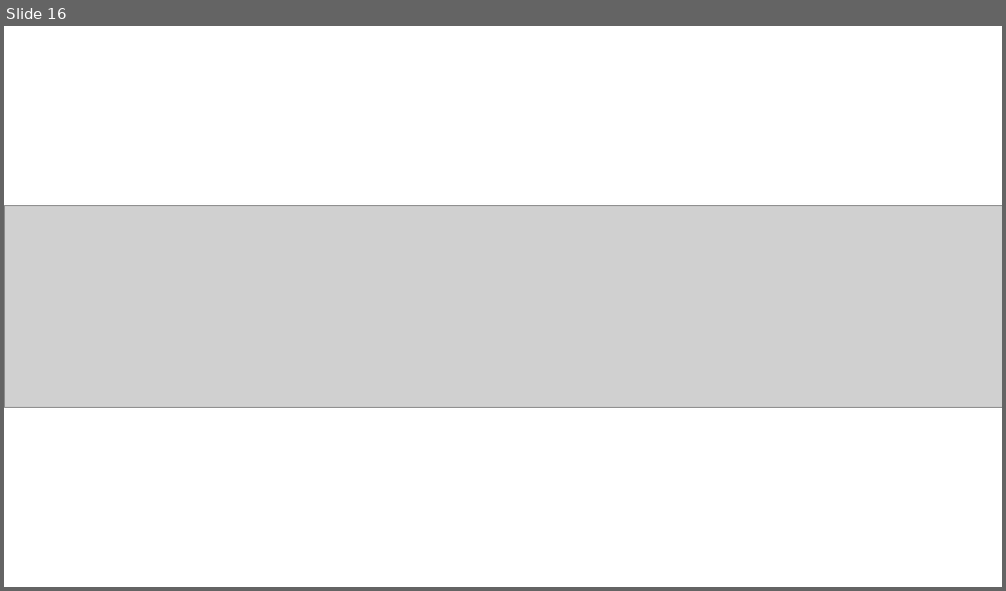
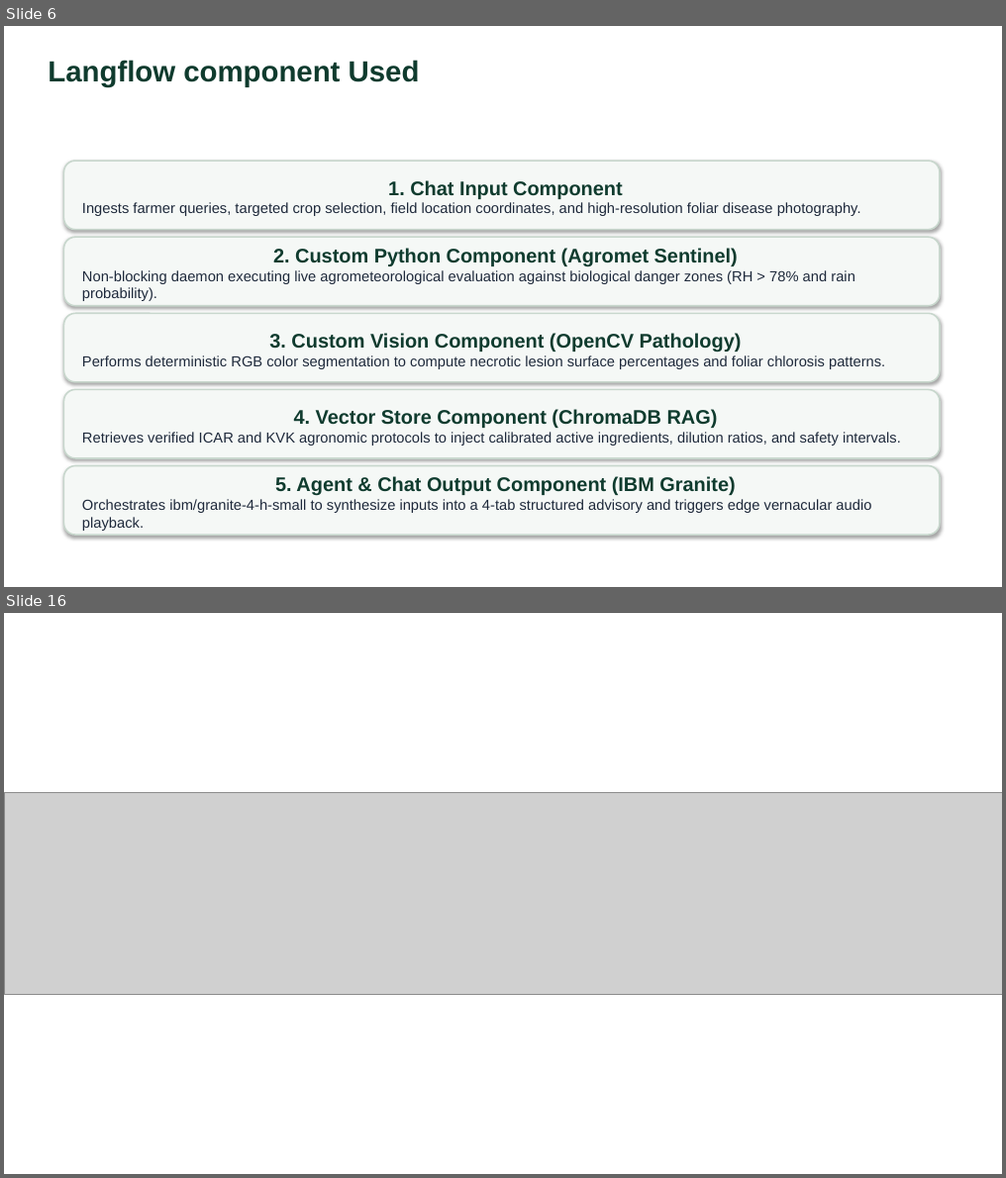
Before and after one commit to swarna-builds/AgriSense-AI-IBM-Granite, a slide deck: your projectpresntation.pptx. Shown one above the other, each under a label of ours: slide 16 before the commit, slides 6 and 16 after it; the slides between them are not shown. The pictures are 1006x591 and 1006x1178 pixels, drawn with LibreOffice and Linux fonts; fonts in the diff are those of the drawing; grey boxes stand for pictures. Boxes give left, top, right and bottom in pixels: in the first picture for what was removed or moved away, otherwise in the second. Text is boxed around its words. In the diff, an @@ line names an element or a change of style, - is before the commit and + after.

Commit message:
Align slides with IBM template headings and Langflow components

```diff
--- a/your projectpresntation.pptx
+++ b/your projectpresntation.pptx
@@ slide 6 added at box(4, 26, 1002, 587), background #FFFFFF @@
@@ text added at box(48, 60, 420, 86), 28 pt, text #0F3B2E, bold @@
+Langflow component Used
@@ rounded rectangle added at box(63, 161, 940, 230), fill #F5F8F6, outline #C8D7CD 1.5 pt, 14 pt, text #1E293B @@
+1. Chat Input Component
+Ingests farmer queries, targeted crop selection, field location coordinates, and high-resolution foliar disease photography.
@@ rounded rectangle added at box(63, 237, 940, 306), fill #F5F8F6, outline #C8D7CD 1.5 pt, 14 pt, text #1E293B @@
+2. Custom Python Component (Agromet Sentinel)
+Non-blocking daemon executing live agrometeorological evaluation against biological danger zones (RH > 78% and rain probability).
@@ rounded rectangle added at box(63, 313, 940, 382), fill #F5F8F6, outline #C8D7CD 1.5 pt, 14 pt, text #1E293B @@
+3. Custom Vision Component (OpenCV Pathology)
+Performs deterministic RGB color segmentation to compute necrotic lesion surface percentages and foliar chlorosis patterns.
@@ rounded rectangle added at box(63, 390, 940, 459), fill #F5F8F6, outline #C8D7CD 1.5 pt, 14 pt, text #1E293B @@
+4. Vector Store Component (ChromaDB RAG)
+Retrieves verified ICAR and KVK agronomic protocols to inject calibrated active ingredients, dilution ratios, and safety intervals.
@@ rounded rectangle added at box(63, 467, 940, 535), fill #F5F8F6, outline #C8D7CD 1.5 pt, 14 pt, text #1E293B @@
+5. Agent & Chat Output Component (IBM Granite)
+Orchestrates ibm/granite-4-h-small to synthesize inputs into a 4-tab structured advisory and triggers edge vernacular audio playback.
```
Also in this commit, not shown: 3 slides changed, 11 other slides added, 12 slides removed, 1 other file.
